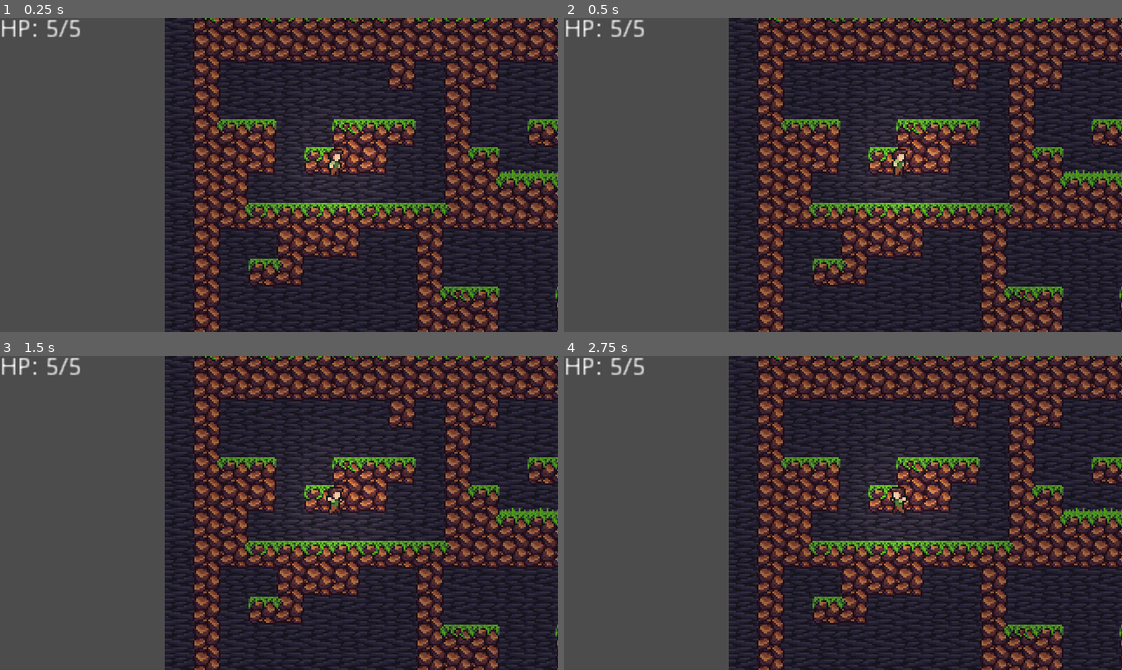
Above: before the commit, frames 1-4 (two rows, left to right).
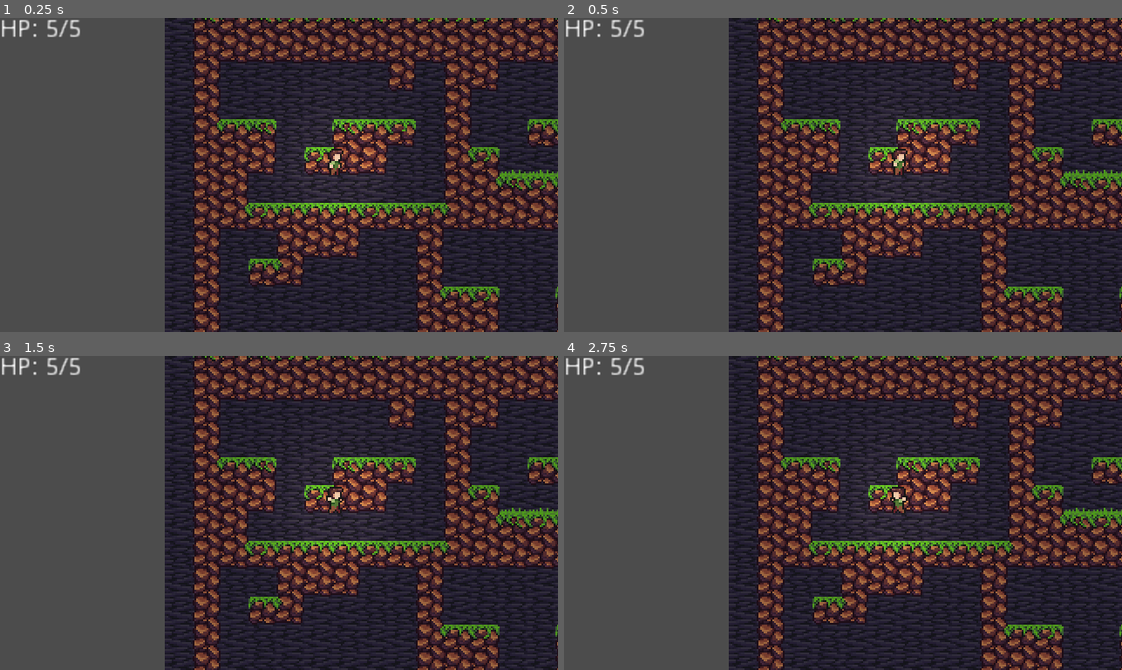
Above: after the commit, the same moments.

Repository: jasonrobwebster/Cave
Game: Godot game, scene res://scenes/Level1-1.tscn
Two runs of this game, one before a commit and one after it. Both use one fixed random seed, a clock stepped at 60 frames per second and the inputs below. This scene is started directly instead of the project's main scene.
Inputs:
- Up to frame 1 (0.25 s): no input
- Up to frame 2 (0.5 s): no input
- Up to frame 3 (1.5 s): tap Enter at 0.5 s; hold Right (ui_right) from 0.53 s (still down); tap Space (jump) at 0.77, 1.25 s
- Up to frame 4 (2.75 s): tap Space (jump) at 1.52 s; tap Enter at 2 s; release Right (ui_right) at 2.03 s; hold Left (ui_left) from 2.03 s (still down)

The runs differ from the first frame. In frame 1, 0.6% of the frame differs, in the area x 44-100%, y 32-92%; in frame 2, 0.6%; in frame 3, 0.6%; in frame 4, 0.6%.

Commit message:
added new level1 rooms

Diff:
--- a/modular/Level1Rooms.tscn
+++ b/modular/Level1Rooms.tscn
@@ -445,3 +445,12 @@
 
 [node name="RockyGrass" parent="LRBT/2" instance=ExtResource( 4 )]
 tile_data = PoolIntArray( 65540, 0, 196608, 65541, 0, 327690, 196609, 0, 327688, 196610, 0, 196610, 262148, 0, 196608, 262149, 0, 196610 )
+
+[node name="3" type="Node2D" parent="LRBT"]
+
+[node name="RockyGrass" parent="LRBT/3" instance=ExtResource( 4 )]
+
+[node name="4" type="Node2D" parent="LRBT"]
+
+[node name="RockyGrass" parent="LRBT/4" instance=ExtResource( 4 )]
+tile_data = PoolIntArray( 0, 1, 0, 7, 1, 0, 327680, 1, 0, 327687, 1, 0 )
